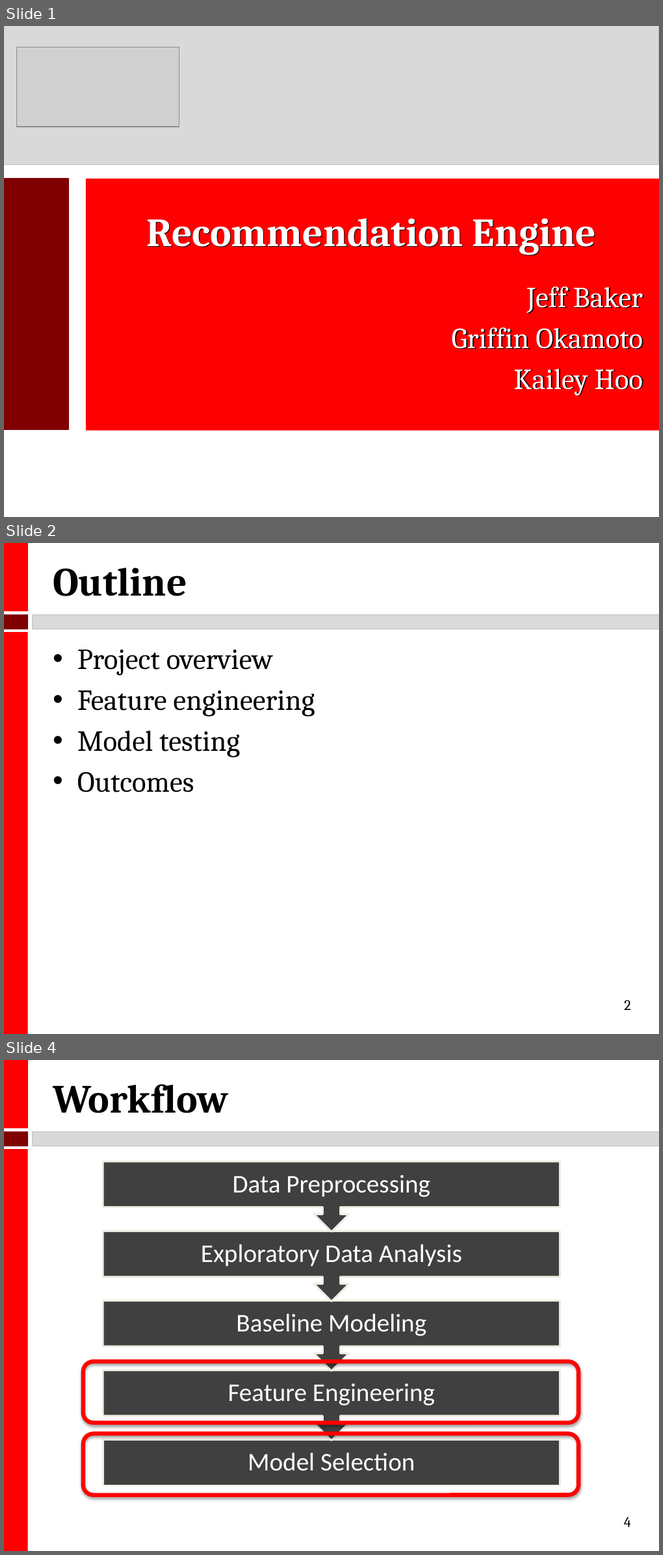
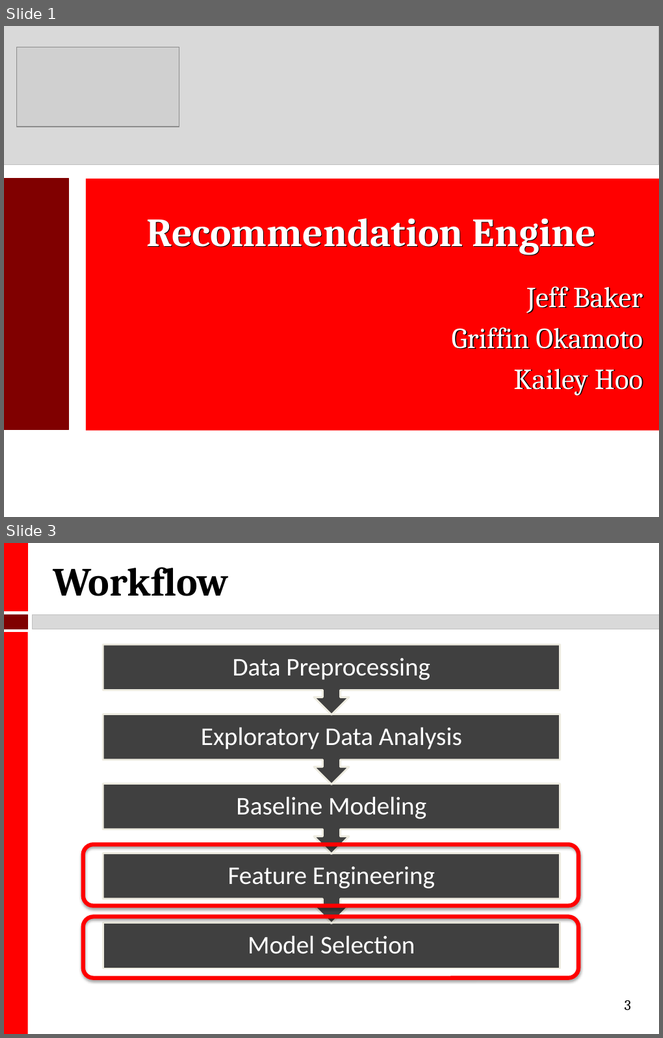
Before and after one commit to kmhoo/AdvancedMLProject, a slide deck: advML_final_presentation.pptx. Shown one above the other, each under a label of ours: slides 1, 2 and 4 before the commit, slides 1 and 3 after it; the slides between them are not shown. The pictures are 663x1555 and 663x1038 pixels, drawn with LibreOffice and Linux fonts; fonts in the diff are those of the drawing; grey boxes stand for pictures. Boxes give left, top, right and bottom in pixels: in the first picture for what was removed or moved away, otherwise in the second. Text is boxed around its words. In the diff, an @@ line names an element or a change of style, - is before the commit and + after.

```diff
--- a/advML_final_presentation.pptx
+++ b/advML_final_presentation.pptx
@@ slide 2 removed at [4, 543, 659, 1034], background #FFFFFF; not listed: 4 template elements that a slide beside it also shows @@
@@ title removed at [53, 568, 187, 596] @@
-Outline
@@ text removed at [77, 650, 315, 793] @@
-• Project overview
-• Feature engineering
-• Model testing
-• Outcomes
@@ page number removed at [624, 1001, 631, 1010] @@
-2
@@ what was slide 4 is now slide 3 @@
@@ page number at [625, 1001, 631, 1010]: text changed @@
-4
+3
```
Also in this commit, not shown: 2 slides changed, 2 slides added, 2 other slides removed.
